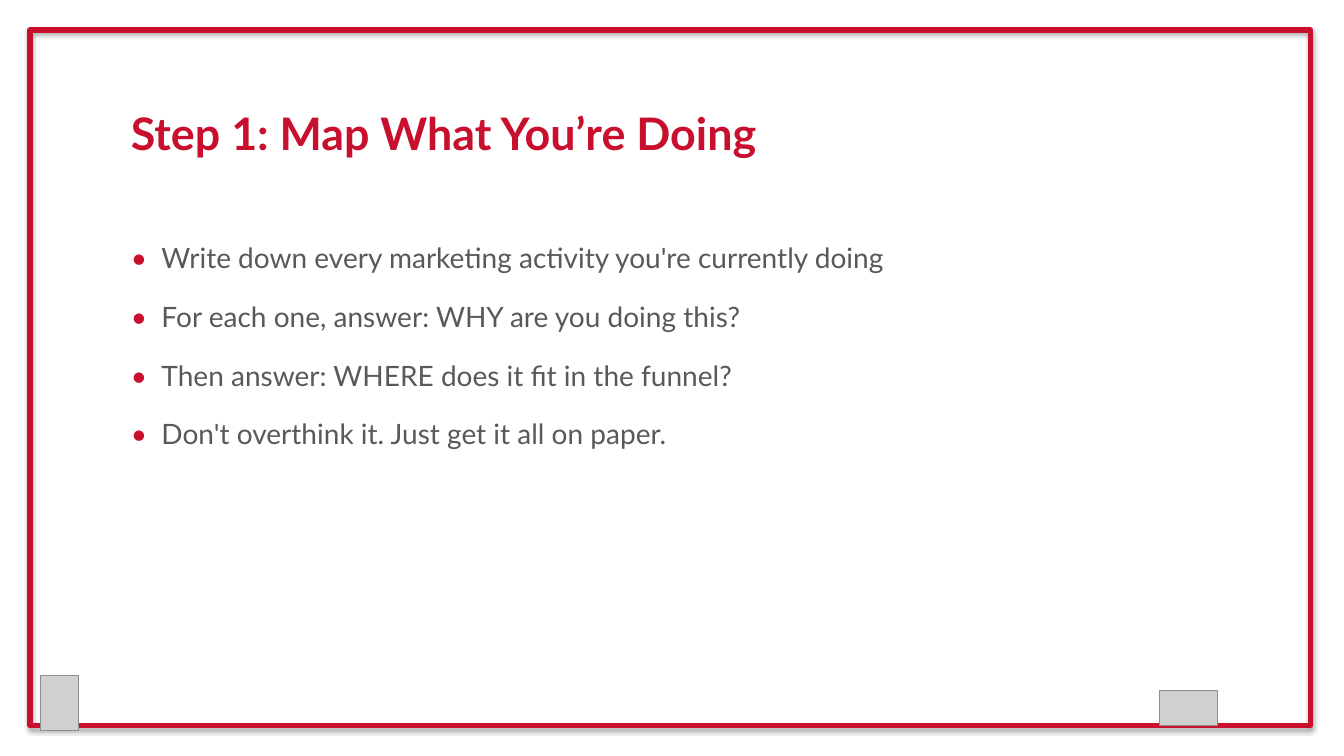
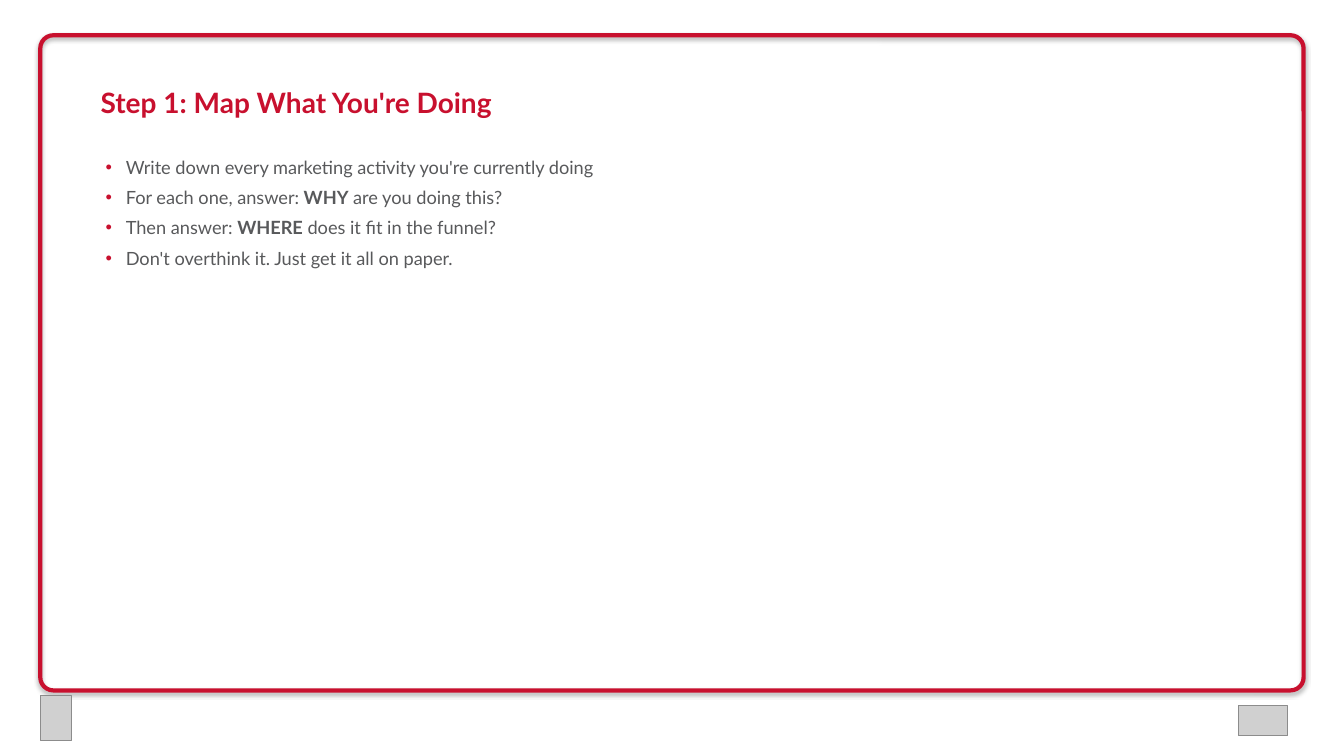
Before and after one commit to zach0589/rainbow-conference-2026, a slide deck: slide 11 of Rainbow_Conference_2026_Media_Mix.pptx. Drawn at 1344x756 pixels with LibreOffice and Linux fonts; fonts in the diff are those of the drawing; grey boxes stand for pictures. Boxes give left, top, right and bottom in pixels: in the first picture for what was removed or moved away, otherwise in the second. Text is boxed around its words. In the diff, an @@ line names an element or a change of style, - is before the commit and + after.

```diff
--- a/Rainbow_Conference_2026_Media_Mix.pptx
+++ b/Rainbow_Conference_2026_Media_Mix.pptx
@@ rounded rectangle: place and size @@
-rounded rectangle at [30,30,1311,726]
+rounded rectangle at [40,35,1304,691]
@@ rounded rectangle at [40,35,1304,691]: rectangle to rounded rectangle; outline #C8102E 4 pt to #C8102E 3 pt @@
@@ text at [101,92,492,118]: text changed; size 32 to 20 pt @@
-Step 1: Map What You’re Doing
+Step 1: Map What You're Doing
@@ text at [126,160,593,269]: text changed; size 20 to 13 pt @@
-• Write down every marketing activity you're currently doing
-• For each one, answer: WHY are you doing this?
-• Then answer: WHERE does it fit in the funnel?
-• Don't overthink it. Just get it all on paper.
+• Write down every marketing activity you're currently doing
+• For each one, answer: WHY are you doing this?
+• Then answer: WHERE does it fit in the funnel?
+• Don't overthink it. Just get it all on paper.
@@ picture: place and size @@
-picture at [40,676,79,731]
+picture at [40,696,72,741]
@@ picture: place and size @@
-picture at [1159,691,1218,726]
+picture at [1238,706,1288,736]
```
Also in this commit, not shown: 14 other slides changed, 1 other file.
